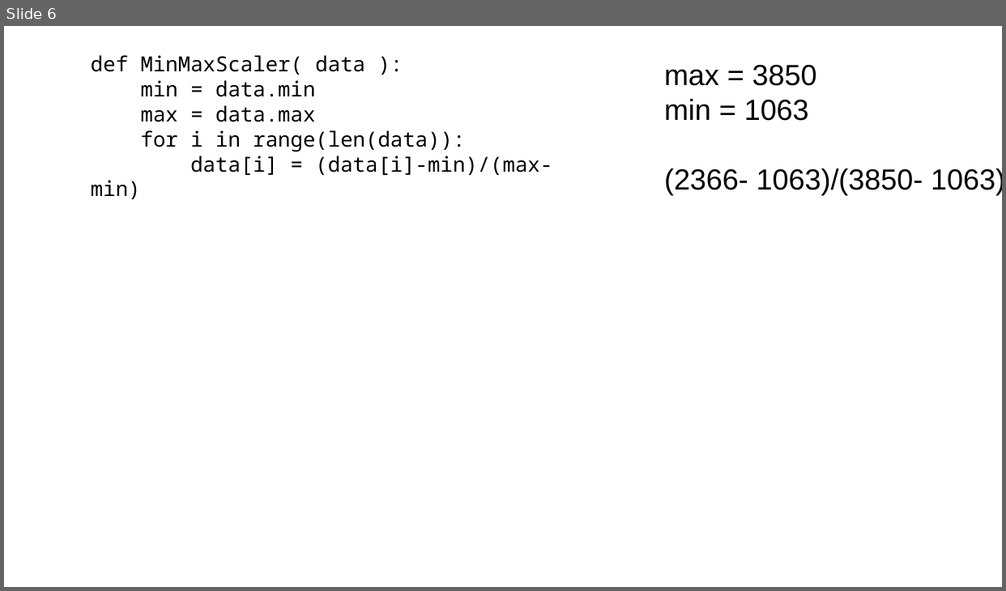
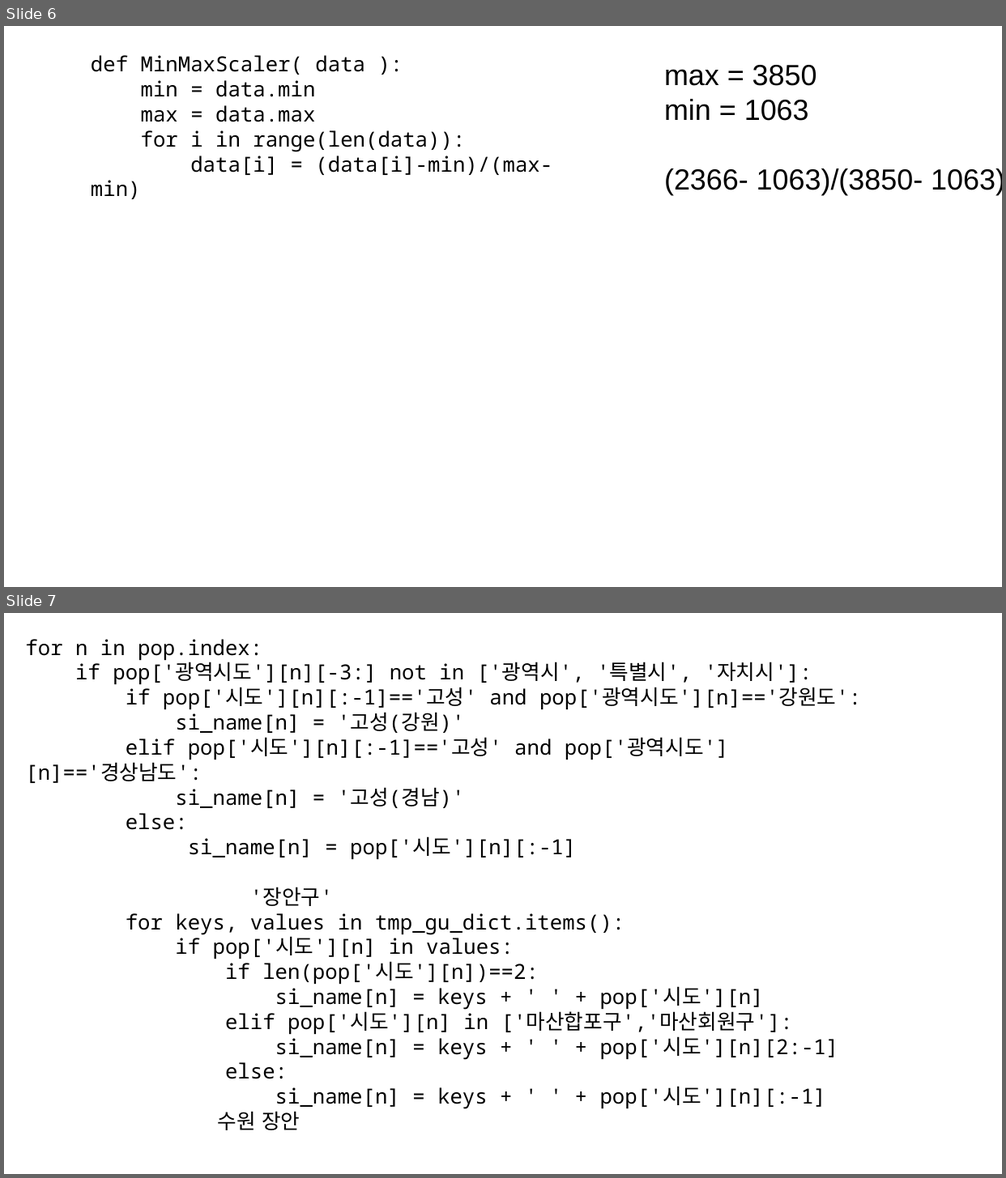
Before and after one commit to kjungmo/SBA2020_dataScience, a slide deck: 데이터분석.pptx. Shown one above the other, each under a label of ours: slide 6 before the commit, slides 6 and 7 after it. The pictures are 1006x591 and 1006x1178 pixels, drawn with LibreOffice and Linux fonts; fonts in the diff are those of the drawing. Boxes give left, top, right and bottom in pixels: in the first picture for what was removed or moved away, otherwise in the second. Text is boxed around its words. In the diff, an @@ line names an element or a change of style, - is before the commit and + after.

```diff
--- a/데이터분석.pptx
+++ b/데이터분석.pptx
@@ slide 7 added at <box>4,613,1002,1174</box>, background #FFFFFF @@
@@ text added at <box>25,639,861,1131</box>, 20 pt, text #000000 @@
+for n in pop.index:
+if pop['광역시도'][n][-3:] not in ['광역시', '특별시', '자치시']:
+if pop['시도'][n][:-1]=='고성' and pop['광역시도'][n]=='강원도':
+si_name[n] = '고성(강원)'
+elif pop['시도'][n][:-1]=='고성' and pop['광역시도'][n]=='경상남도':
+si_name[n] = '고성(경남)'
+else:
+si_name[n] = pop['시도'][n][:-1]
+'장안구'
+for keys, values in tmp_gu_dict.items():
+if pop['시도'][n] in values:
+if len(pop['시도'][n])==2:
+si_name[n] = keys + ' ' + pop['시도'][n]
+elif pop['시도'][n] in ['마산합포구','마산회원구']:
+si_name[n] = keys + ' ' + pop['시도'][n][2:-1]
+else:
+si_name[n] = keys + ' ' + pop['시도'][n][:-1]
+수원 장안
```
Also in this commit, not shown: 54 other slides added.
